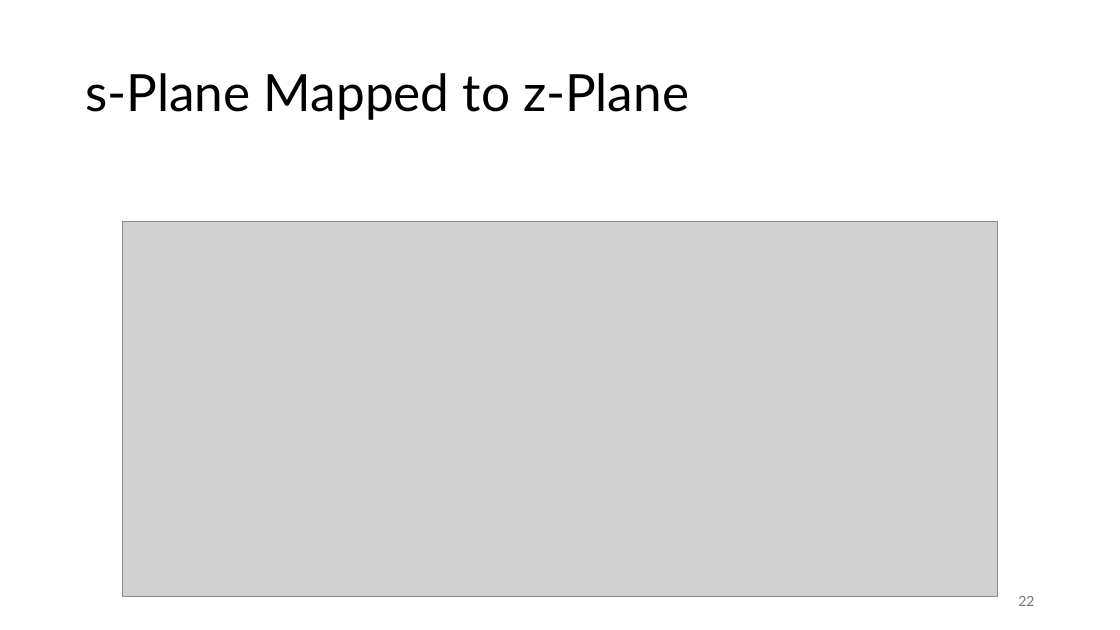
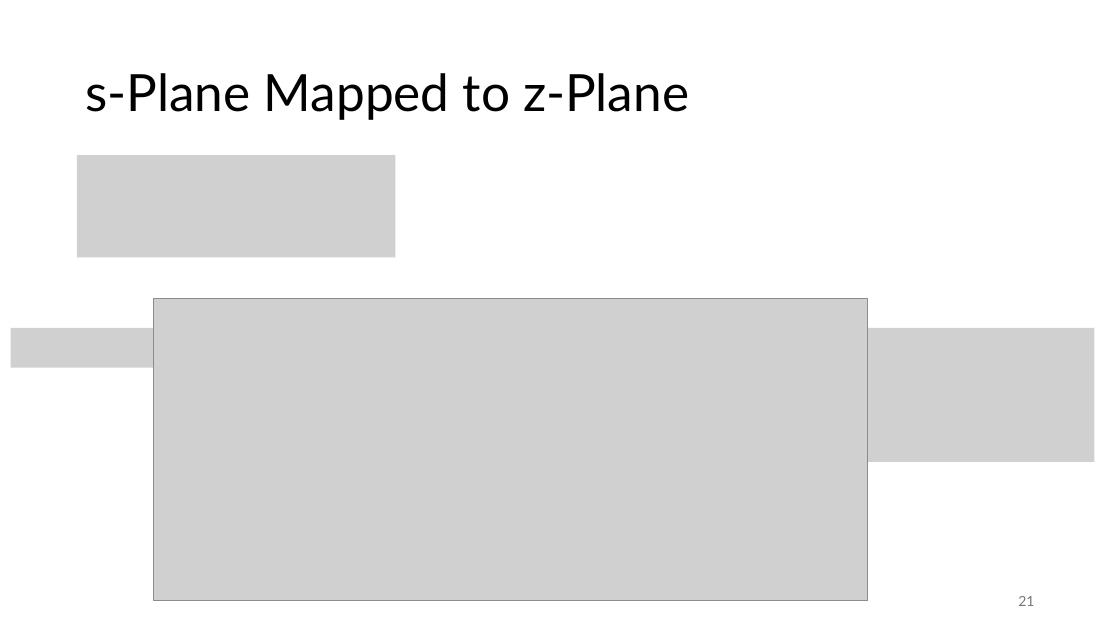
Before and after one commit to FelixWick/control_engineering, a slide deck: slide 21 of slides/6_discrete_controllers.pptx (slide 22 before the commit). Drawn at 1120x630 pixels with LibreOffice and Linux fonts; fonts in the diff are those of the drawing; grey boxes stand for pictures. Boxes give left, top, right and bottom in pixels: in the first picture for what was removed or moved away, otherwise in the second. Text is boxed around its words. In the diff, an @@ line names an element or a change of style, - is before the commit and + after.

```diff
--- a/slides/6_discrete_controllers.pptx
+++ b/slides/6_discrete_controllers.pptx
@@ picture added at [77,155,396,258] @@
@@ picture: place and size @@
-picture at [122,222,998,597]
+picture at [154,299,868,601]
@@ picture added at [11,328,154,367] @@
@@ picture added at [868,328,1095,461] @@
@@ page number at [1018,596,1034,606]: text changed @@
-22
+21
```
Also in this commit, not shown: 3 other slides changed, 2 other files.
